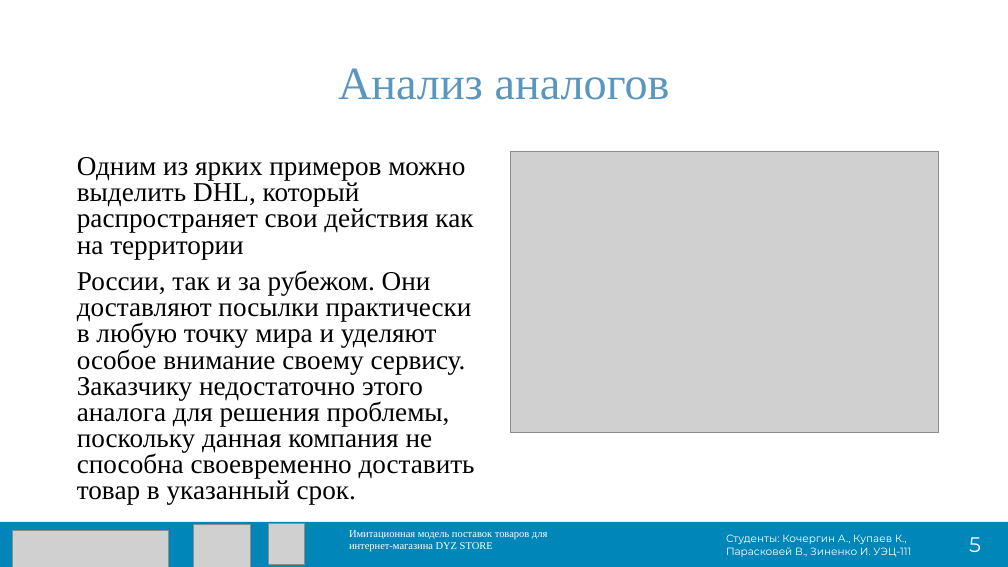
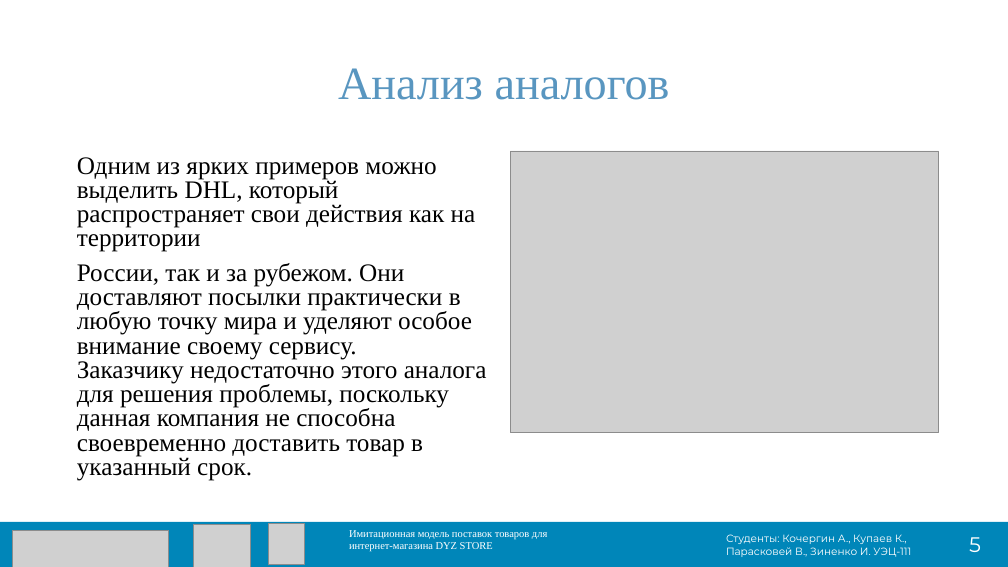
Before and after one commit to Exorser/DYZ-STORE, a slide deck: slide 5 of Postavki (1).pptx. Drawn at 1008x567 pixels with LibreOffice and Linux fonts; fonts in the diff are those of the drawing; grey boxes stand for pictures. Boxes give left, top, right and bottom in pixels: in the first picture for what was removed or moved away, otherwise in the second. Text is boxed around its words. In the diff, an @@ line names an element or a change of style, - is before the commit and + after.

```diff
--- a/Postavki (1).pptx
+++ b/Postavki (1).pptx
@@ text "Одним из ярких примеров можно ..." at [77,157,487,481]: size 25.9 to 24.1 pt @@
```
Also in this commit, not shown: 8 other slides changed, 3 slides added.
